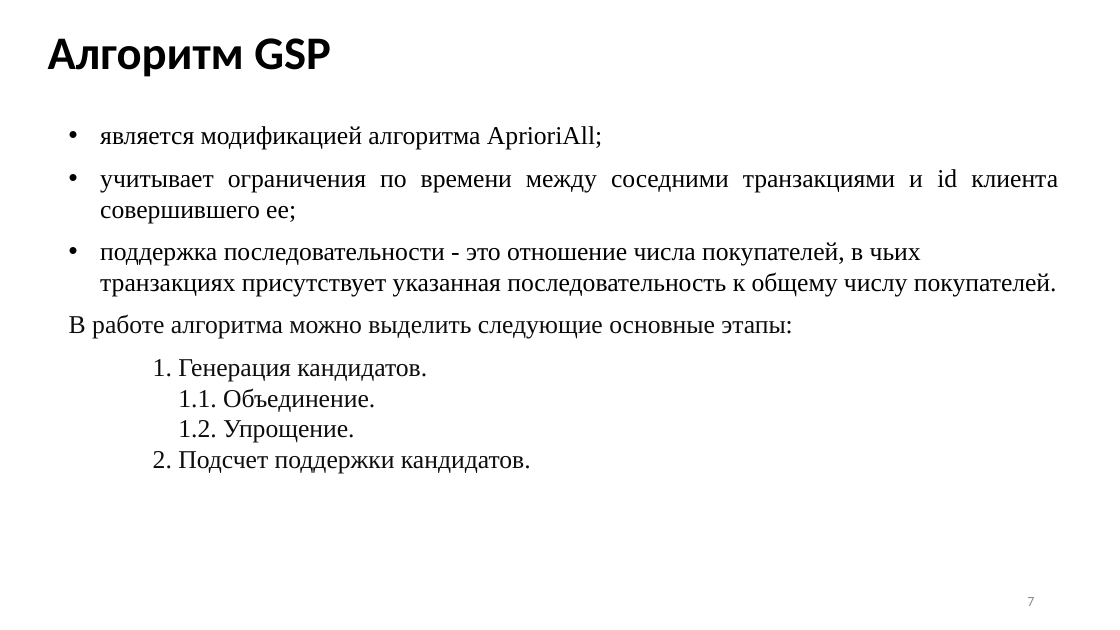
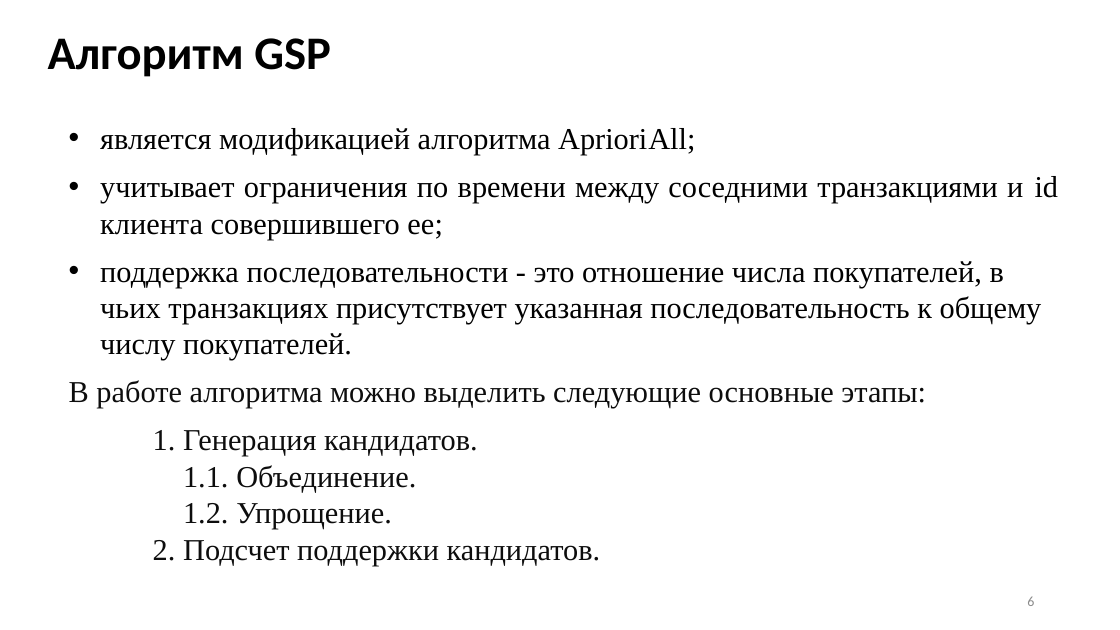
Before and after one commit to Inlucker/7semestr, a slide deck: slide 6 of НИР и ВКР/Презентация/ПронинАС_НИР_презентация.pptx (slide 7 before the commit). Drawn at 1120x630 pixels with LibreOffice and Linux fonts; fonts in the diff are those of the drawing. Boxes give left, top, right and bottom in pixels: in the first picture for what was removed or moved away, otherwise in the second. Text is boxed around its words. In the diff, an @@ line names an element or a change of style, - is before the commit and + after.

```diff
--- a/НИР и ВКР/Презентация/ПронинАС_НИР_презентация.pptx
+++ b/НИР и ВКР/Презентация/ПронинАС_НИР_презентация.pptx
@@ text "является модификацией алгоритма AprioriAll;" at [69,128,1059,566]: size 22 to 26 pt @@
@@ page number at [1027,597,1034,606]: text changed @@
-7
+6
```
Also in this commit, not shown: 8 other slides changed, 1 slide removed, 8 other files.
